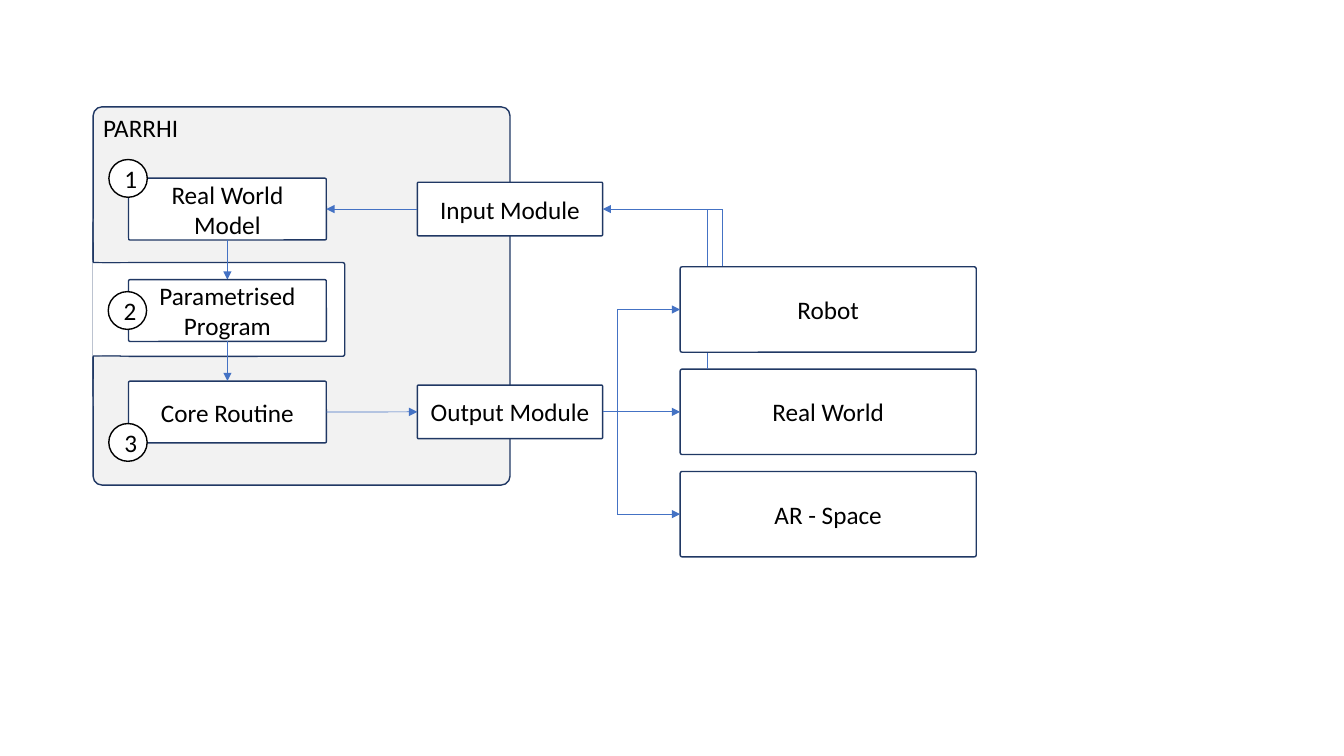
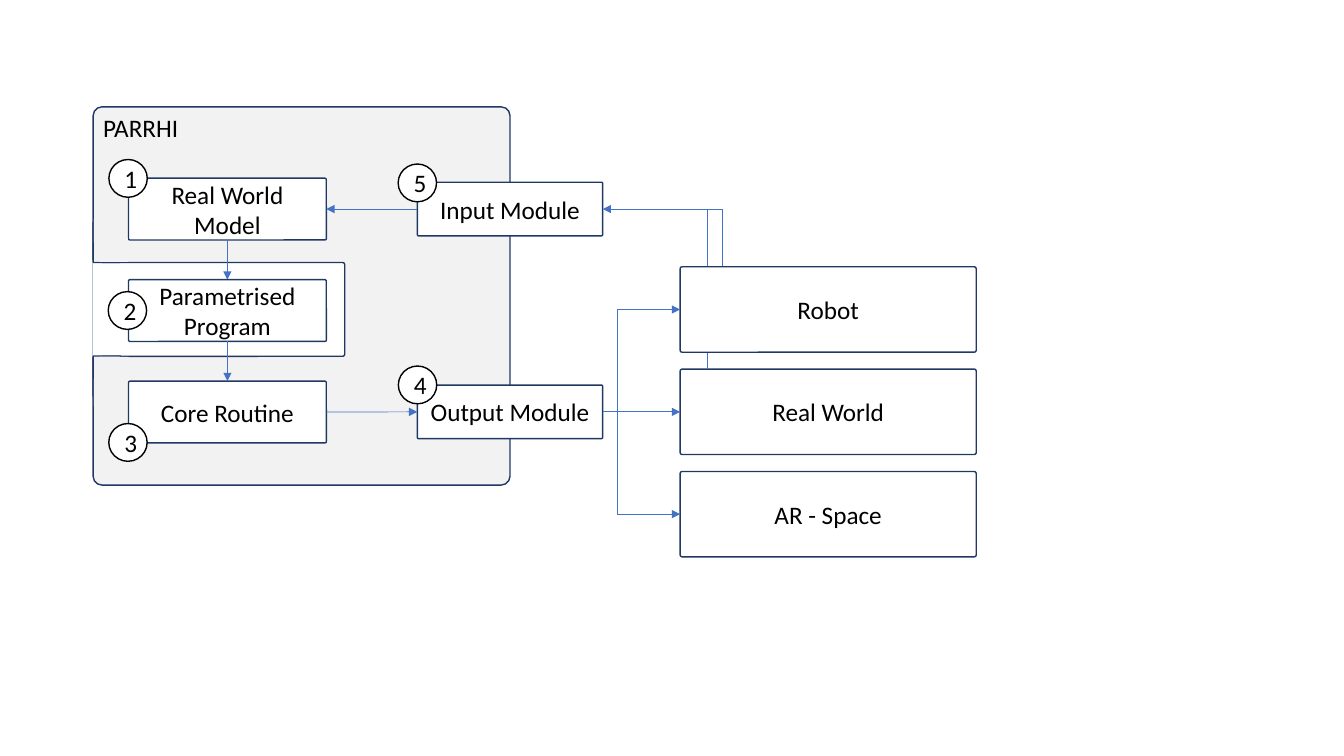
Before and after one commit to EricVoll/PARRHI, a slide deck: slide 3 of 02_Thesis/PARRHI_Thesis/Figures/FigureMaker.pptx. Drawn at 1344x756 pixels with LibreOffice and Linux fonts; fonts in the diff are those of the drawing. Boxes give left, top, right and bottom in pixels: in the first picture for what was removed or moved away, otherwise in the second. Text is boxed around its words. In the diff, an @@ line names an element or a change of style, - is before the commit and + after.

```diff
--- a/02_Thesis/PARRHI_Thesis/Figures/FigureMaker.pptx
+++ b/02_Thesis/PARRHI_Thesis/Figures/FigureMaker.pptx
@@ ellipse added at box(398, 164, 437, 202), fill #FFFFFF, outline #000000 1 pt, 18 pt, text #000000 @@
+5
@@ ellipse added at box(398, 366, 437, 403), fill #FFFFFF, outline #000000 1 pt, 18 pt, text #000000 @@
+4
```
Also in this commit, not shown: 15 other files.
